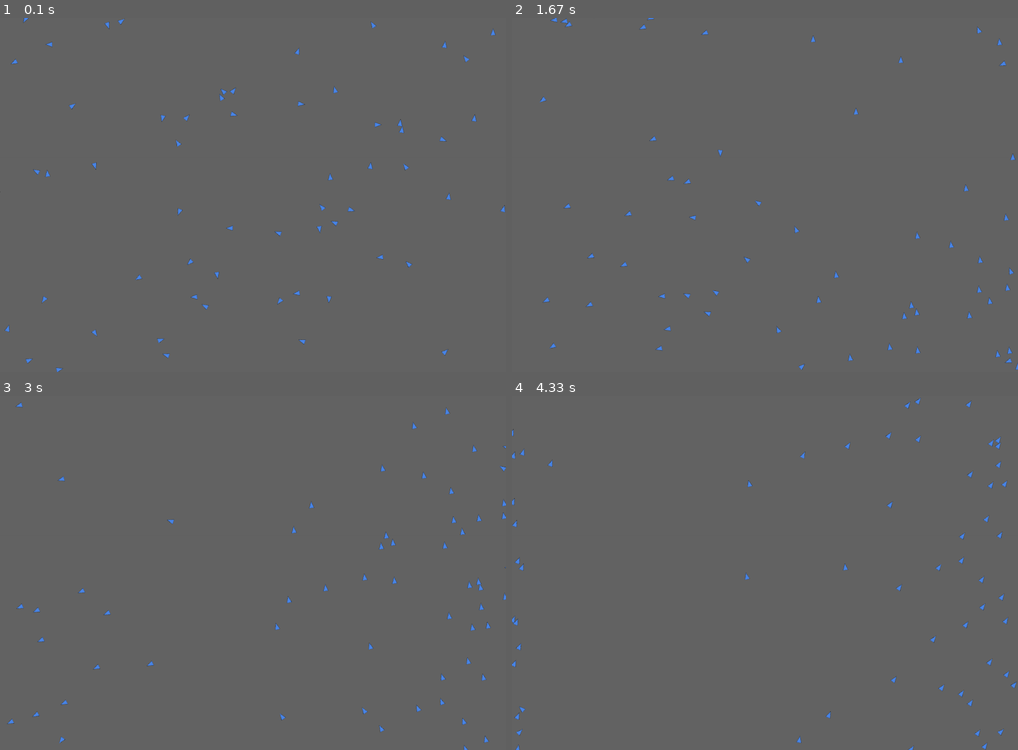
Above: before the commit, frames 1-4 (two rows, left to right).
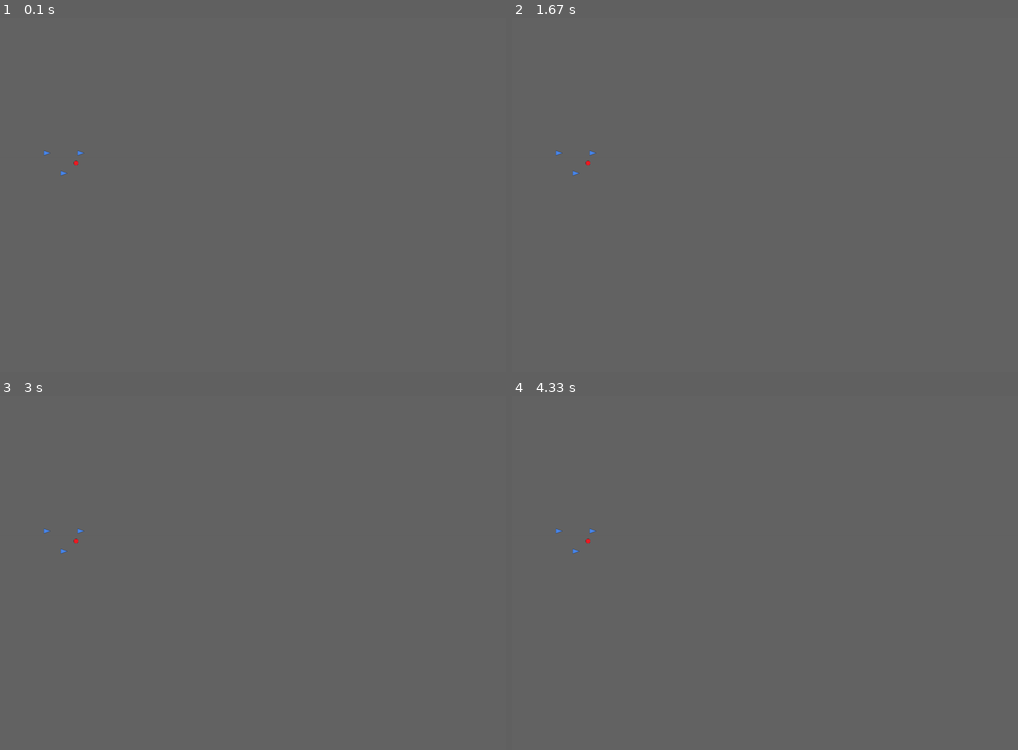
Above: after the commit, the same moments.

Repository: agmui/random_stuff
Game: pygame game, started from birbs/better_birbs/window.py
Same seed, same stepped clock (60 frames per second), same inputs: the game is played once before the commit and once after it.
Inputs (mouse positions are in pixels of both pictures, inside the frame that each line leads up to):
- Up to frame 1 (0.1 s): no input
- Up to frame 2 (1.67 s): hold Right 0.33-0.8 s; move the mouse to (744, 209) at 0.37 s
- Up to frame 3 (3 s): no input
- Up to frame 4 (4.33 s): no input

The runs differ from the first frame. In frame 1, 0.7% of the frame differs, in the area x 0-100%, y 0-100%; in frame 2, 0.7%; in frame 3, 0.6%; in frame 4, 0.7%.

Commit message:
started working on updated cohesion method

Diff:
--- a/Del.py
+++ b/Del.py
@@ -1,3 +1,5 @@
-import random
+l = [[1,[2,2]], [1, [2,2]]]
 
-print(random.choice([1,-1]))
+total = list(i[1] for i in l)
+total2 = sum(i[1] for i in (i[1] for i in l))
+print(total2)
--- a/birbs/better_birbs/birb.py
+++ b/birbs/better_birbs/birb.py
@@ -4,8 +4,9 @@
 birb_list = []
 speed = 5.5
 sight_radius = 300
-WINDOW_WIDTH = 1500#800
-WINDOW_HEIGHT = 1050#690
+WINDOW_WIDTH = 1500  # 800
+WINDOW_HEIGHT = 1050  # 690
+circlePos = 0, 0
 
 """
      90
@@ -16,6 +17,7 @@
 
 class birb:
     # add velocity
+    # change birb pic to have center in right place
     def __init__(self, pos, angle, id):
         self.pos = pos
         self.angle = angle
@@ -25,10 +27,12 @@
 
     def path_finding(self):
         self.sight()
-        self.separation()
-        self.alignment()
-        self.cohesion()
-        self.move()
+        if len(self.nearByBirbsList) != 0:
+            # self.separation()
+            # self.alignment()
+            self.cohesion()
+        # self.avoid_Walls()
+        # self.move()
 
     def sight(self):
         self.nearByBirbsList.clear()
@@ -48,7 +52,7 @@
                 else:
                     test = (l[1] >= angle >= l[0])
                 if not test:
-                    self.nearByBirbsList.append([distance, angle, i.getAngle()])
+                    self.nearByBirbsList.append([distance, angle, i.getAngle(), i.getPos()])
 
     def L_or_R(self, angle):  # determans if the angle is to the left or right of birb and returns which side it on
         angle = angle - self.angle
@@ -73,8 +77,18 @@
             self.rotate(math.radians(self.L_or_R(angle)))
 
     def cohesion(self):
-        for i in self.nearByBirbsList:
-            self.rotate(0.2 * math.radians(self.L_or_R(i[1])))
+        global circlePos
+        x = sum(i[0] for i in (i[3] for i in self.nearByBirbsList)) / len(self.nearByBirbsList)
+        y = sum(i[1] for i in (i[3] for i in self.nearByBirbsList)) / len(self.nearByBirbsList)
+        if self.id == 0:
+            print(x, y)
+            circlePos = x, y
+
+    def avoid_Walls(self):
+        if self.getPos()[0] > WINDOW_WIDTH - 20:
+            distance = 1 / (WINDOW_WIDTH - self.getPos()[0])
+            total = 0.055 * math.exp(-0.005 * distance) * self.angle
+            self.rotate(total)
 
     def move(self):
         self.pos[0] += speed * math.cos(self.angle)
@@ -107,21 +121,23 @@
     global num_of_birbs
     num_of_birbs = 60
     for i in range(num_of_birbs):
-        birb_list.append(birb([random.randint(0, WINDOW_WIDTH), random.randint(0, WINDOW_HEIGHT)], random.randint(-180, 180), 1))
+        birb_list.append(
+            birb([random.randint(0, WINDOW_WIDTH), random.randint(0, WINDOW_HEIGHT)], random.randint(-180, 180), 1))
 
 
 def ts():
     global num_of_birbs
-    num_of_birbs = 2
-    b1 = birb([100, 390], 0, 0)
-    b2 = birb([351, 400], math.radians(-180), 1)
+    b1 = birb([150, 400], 0, 0)
+    b2 = birb([250, 400], 0, 1)
+    b3 = birb([200, 460], math.radians(0), 2)
     birb_list.append(b1)
     birb_list.append(b2)
+    birb_list.append(b3)
+    num_of_birbs = len(birb_list)
 
 
 def test():
     global num_of_birbs
-    num_of_birbs = 12
     b0 = birb([100, 110], 0, 0)
     b1 = birb([300, 100], math.pi, 1)
     b2 = birb([100, 390], 0, 2)
@@ -146,6 +162,7 @@
     birb_list.append(b9)
     birb_list.append(b10)
     birb_list.append(b11)
+    num_of_birbs = len(birb_list)
 
 
 mouse = False
--- a/birbs/better_birbs/window.py
+++ b/birbs/better_birbs/window.py
@@ -12,10 +12,11 @@
 birb_pic = os.path.join("assets", "birb.png")
 birb_touch = os.path.join("assets", "birb_touch.png")
 sight = os.path.join("assets", "sight.png")
+circle = os.path.join("assets", "circle.png")
 
 
 class Sprite(pygame.sprite.Sprite):
-    def __init__(self, pic, index):
+    def __init__(self, pic, index=0):
         pygame.sprite.Sprite.__init__(self)
         self.ogImg = pygame.image.load(pic).convert_alpha()
         self.image = self.ogImg
@@ -27,7 +28,8 @@
         self.image = pygame.image.load(birb_touch).convert_alpha()
 
     def moveBy(self, changeInPos):
-        distance = changeInPos[self.index].getPos()[0] - self.getPos()[0], changeInPos[self.index].getPos()[1] - self.getPos()[1]
+        distance = changeInPos[self.index].getPos()[0] - self.getPos()[0], changeInPos[self.index].getPos()[1] - \
+                   self.getPos()[1]
         self.rect.move_ip(distance)
 
     def rotate(self, birbList):
@@ -46,11 +48,12 @@
             for j in sight_group:
                 j.moveBy(birb.birb_list)
         i.rotate(birb.birb_list)
+    circle.rect.center = birb.circlePos  # ts------------
 
 
-birb.init()
-#birb.ts()
-#birb.test()
+# birb.init()
+birb.ts()
+# birb.test()
 num_of_birbs = birb.num_of_birbs
 pygame.init()
 pygame.font.init()
@@ -65,6 +68,11 @@
     if viswals:
         s = Sprite(sight, i)
         sight_group.add(s)
+# -------
+circle = Sprite(circle)
+sprite_group.add(circle)
+circle.ogImg = pygame.transform.scale(circle.ogImg, (14, 14))
+# -------
 
 clock = pygame.time.Clock()
 done = False
@@ -88,7 +96,6 @@
         Mouse_x, Mouse_y = pygame.mouse.get_pos()
 
         birb.main(Mouse_x, Mouse_y)
-        changeInPos = birb.birb_list
         moveAllBirbs()
 
         # Repaint the screen
@@ -105,6 +112,6 @@
 
     pygame.display.flip()
     clock.tick_busy_loop(60)
-    #time.sleep(0.1)
+    # time.sleep(0.1)
 
 pygame.quit()
Binary file added: birbs/better_birbs/assets/circle.png
